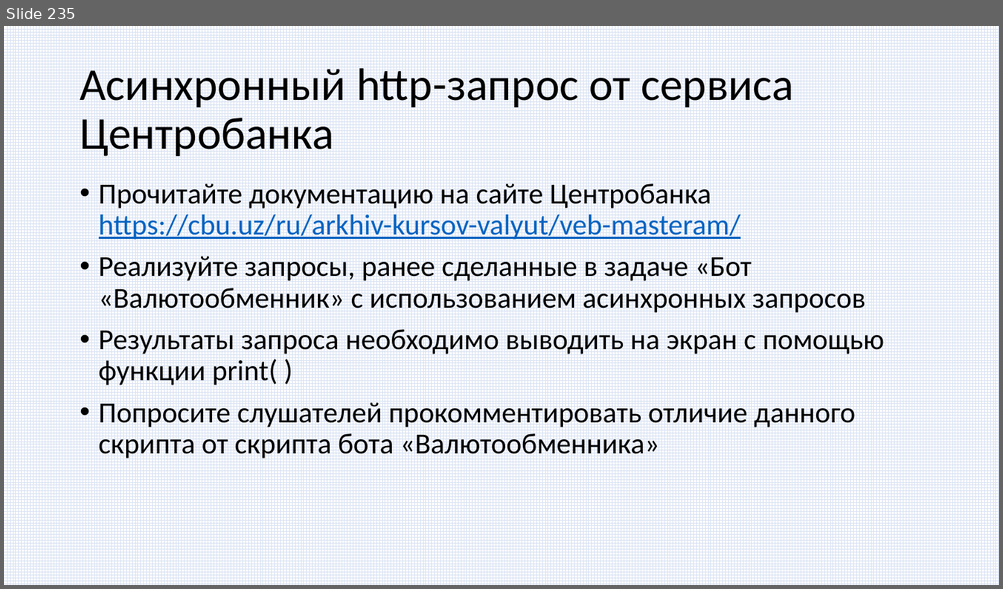
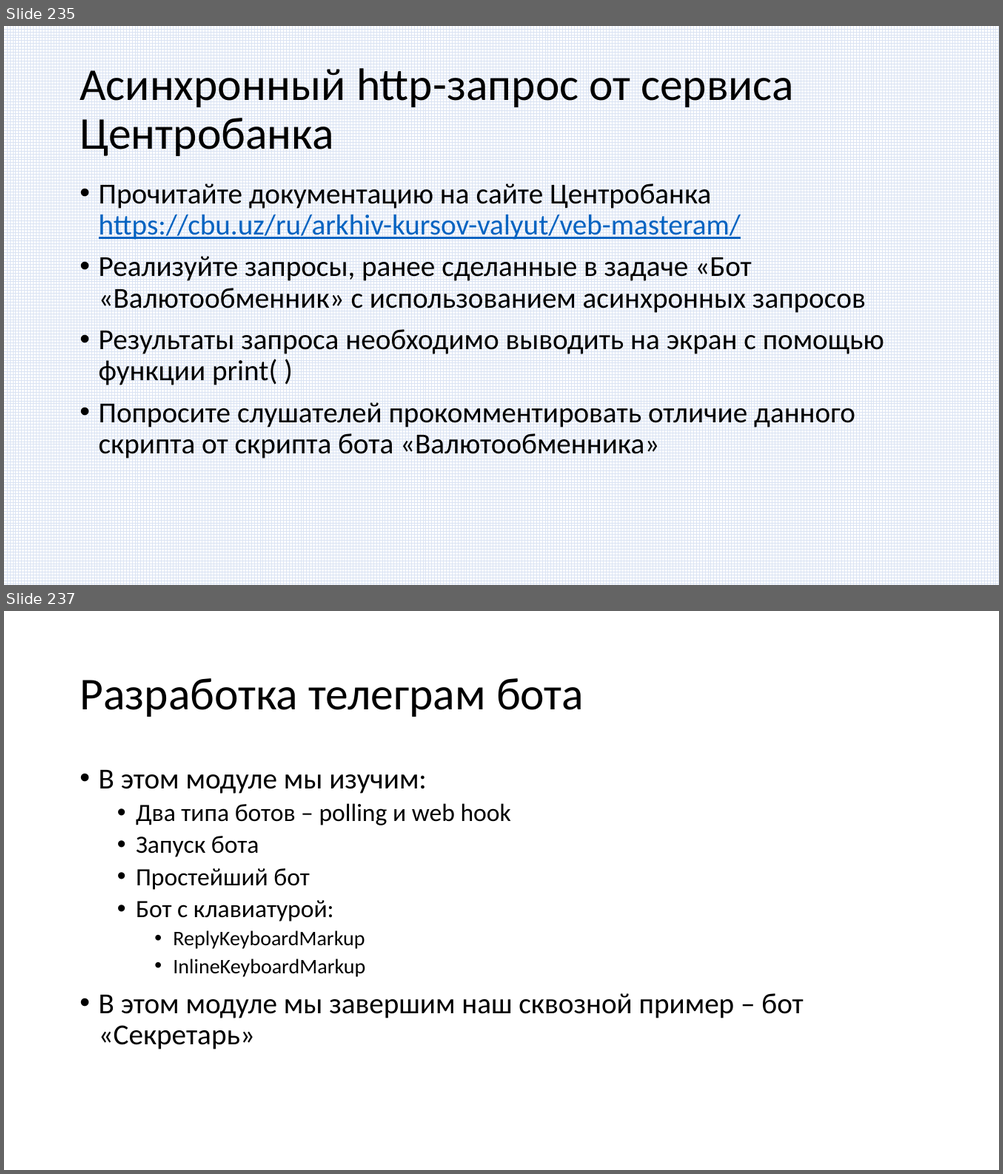
Before and after one commit to paveltsytovich/telegram-course, a slide deck: Presentation/Разработка ботов для телеграмм на Python.pptx. Shown one above the other, each under a label of ours: slide 235 before the commit, slides 235 and 237 after it; the slides between them are not shown. The pictures are 1003x589 and 1003x1174 pixels, drawn with LibreOffice and Linux fonts; fonts in the diff are those of the drawing. Boxes give left, top, right and bottom in pixels: in the first picture for what was removed or moved away, otherwise in the second. Text is boxed around its words. In the diff, an @@ line names an element or a change of style, - is before the commit and + after.

```diff
--- a/Presentation/Разработка ботов для телеграмм на Python.pptx
+++ b/Presentation/Разработка ботов для телеграмм на Python.pptx
@@ slide 237 added at bbox=[4, 611, 999, 1170], background #FFFFFF @@
@@ title added at bbox=[79, 678, 583, 717], 44 pt, text #000000 @@
+Разработка телеграм бота
@@ text added at bbox=[99, 770, 802, 1050], 28 pt, text #000000 @@
+• В этом модуле мы изучим:
+  • Два типа ботов – polling и web hook
+  • Запуск бота
+  • Простейший бот
+  • Бот с клавиатурой:
+    • ReplyKeyboardMarkup
+    • InlineKeyboardMarkup
+• В этом модуле мы завершим наш сквозной пример – бот «Секретарь»
```
Also in this commit, not shown: 1 other slide added.
